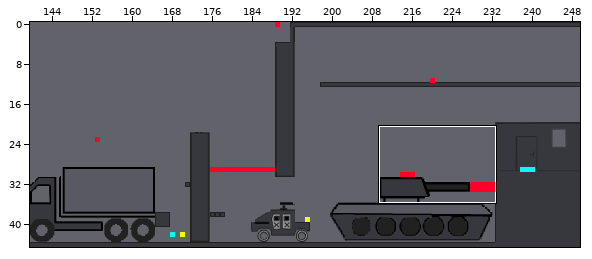
Two states of a Tiled map (JSON), levels/level1.json. Above: a wide view before the commit, with the close-up outlined.
Close-up. The starting point:
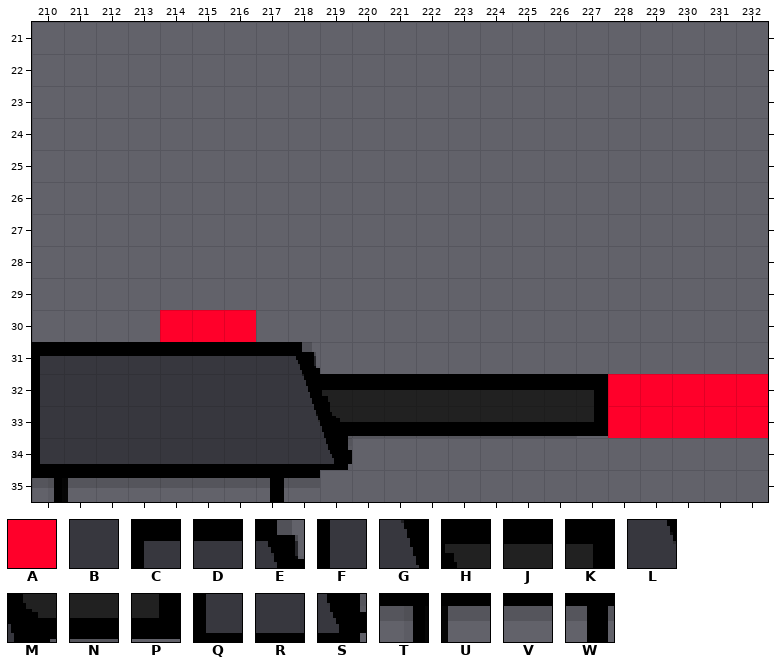
Cells are 16x16 px. Shown: x 210..232, y 21..35. The commit also changed other parts of the map, which this record leaves out.
Key: from "tileset": A 2995, B 4546, C 14971, D 14972, E 14979, F 15158, G 15166, H 15167, J 15168, K 15175, L 15353, M 15354, N 15355, P 15362, Q 15532, R 15533, S 15541, T 15719, U 15720, V 15721, W 15726.
_ is an empty cell.
Objects are placed by their top-left corner, in cells (3,4 is the top-left corner of cell 3,4); size is 1x1 cell unless given.
Layers that did not change in this view are not listed.
Layer "platform" before, first column x 210:
21 _______________________
22 _______________________
23 _______________________
24 _______________________
25 _______________________
26 _______________________
27 _______________________
28 _______________________
29 _______________________
30 _______________________
31 CDDDDDDDE______________
32 FBBBBBBBGHJJJJJJJK_____
33 FBBBBBBBLMNNNNNNNP_____
34 QRRRRRRRRS_____________
35 TUVVVVVWV______________
Once edited:
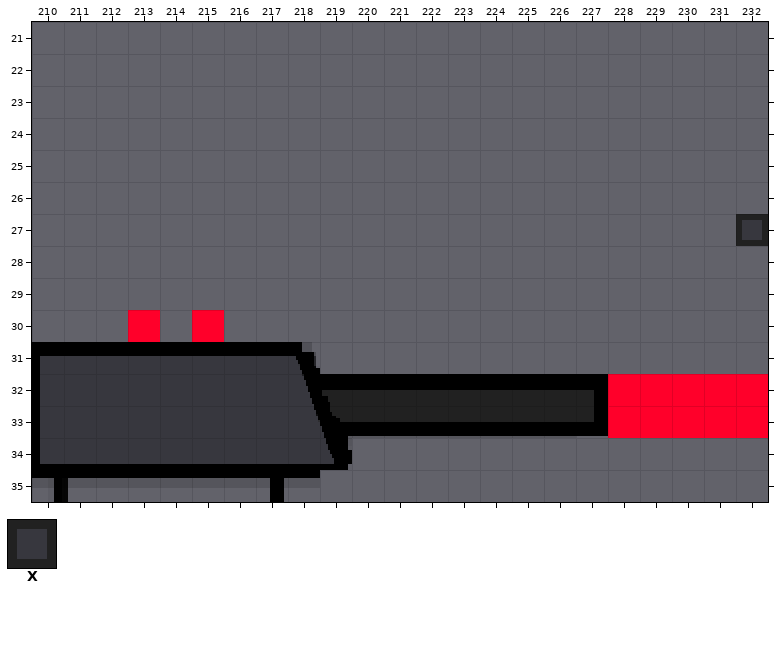
Further tiles: from "tileset": X 5456.
See-through tiles are keyed as they look on the map.
Diff:
Layer "platform":
The author put tile X in row 27 at x 232.
Layer "pics":
The author cleared tile A in row 30 at x 214 and 216.
Layer "snowman":
A new object: A at 213,30.
Where, in picture pixels (left, top, right, bottom), the same in both close-ups:
added: (736, 214, 768, 246)
changed: (128, 310, 192, 342)
removed: (224, 310, 256, 342)
